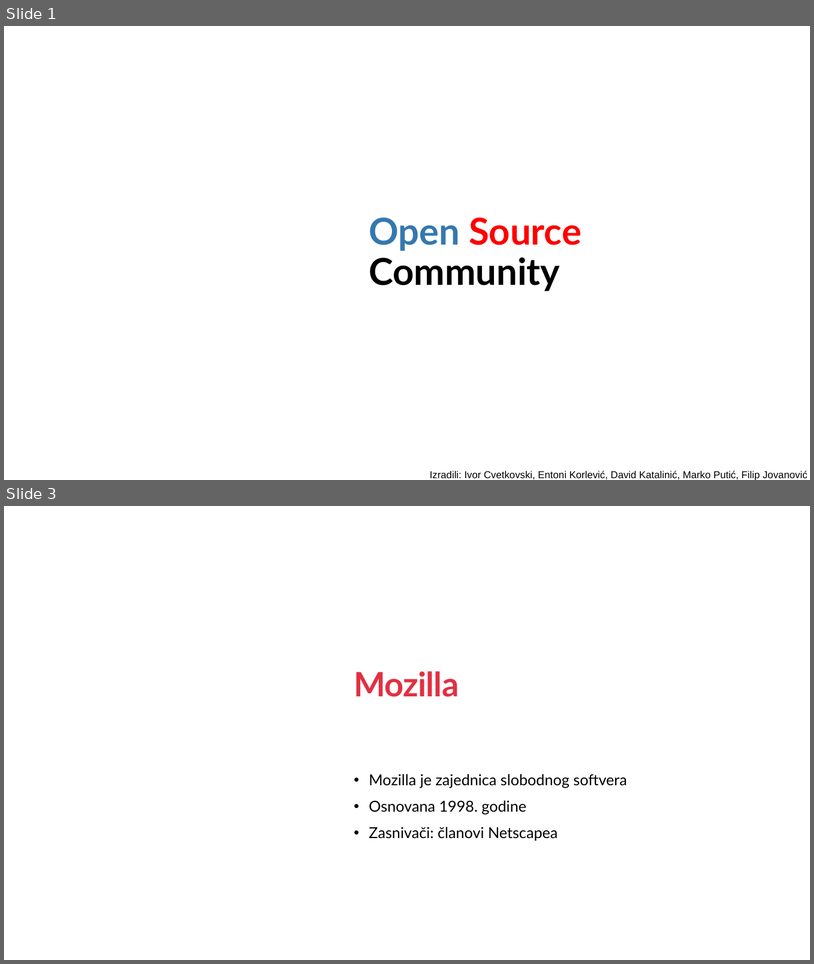
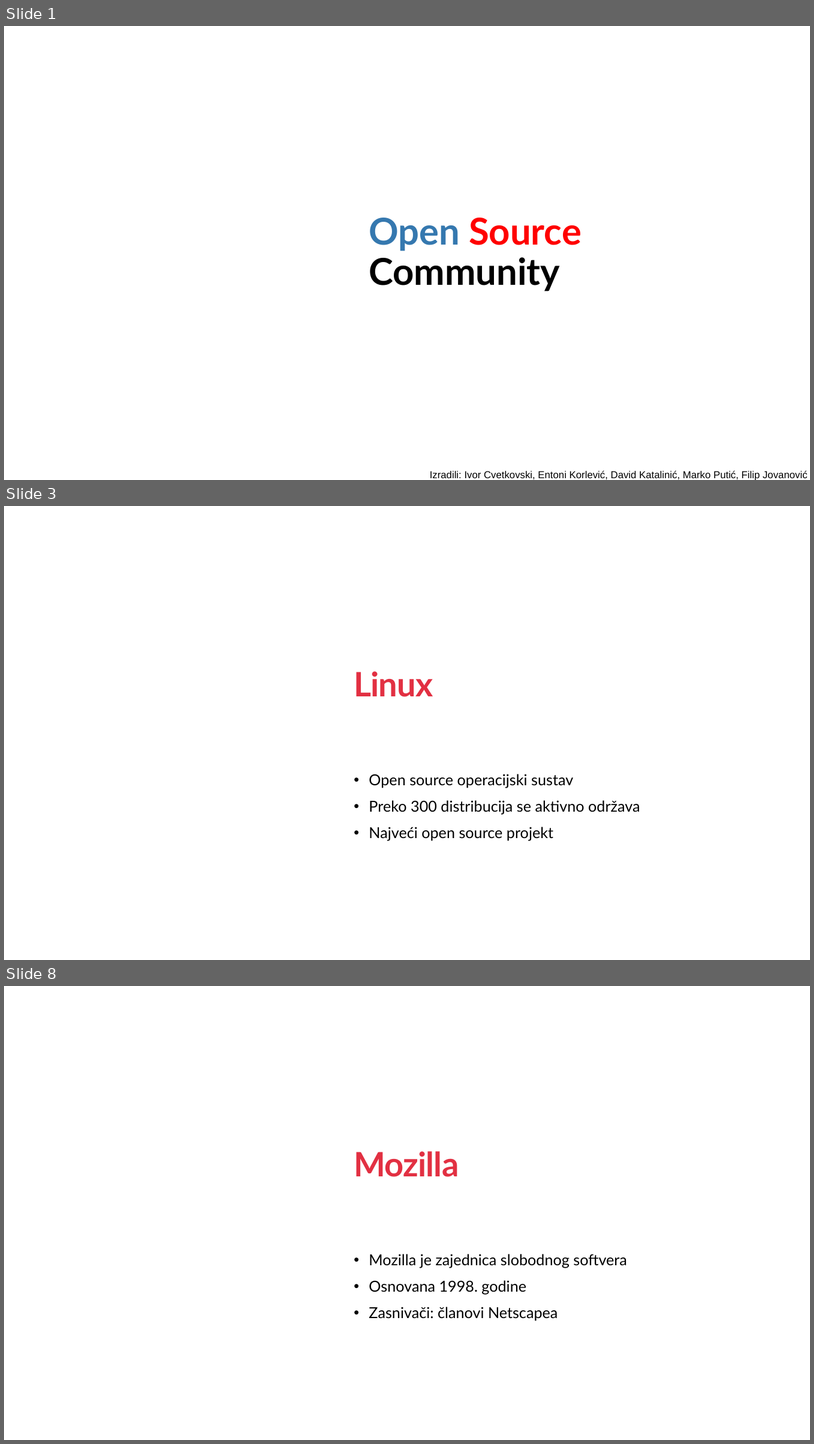
Before and after one commit to CvetkovskiIvor/ProgramskoInzenjerstvoSeminar, a slide deck: Open Source Prezentacija.pptx. Shown one above the other, each under a label of ours: slides 1 and 3 before the commit, slides 1, 3 and 8 after it; the slides between them are not shown. The pictures are 814x964 and 814x1444 pixels, drawn with LibreOffice and Linux fonts; fonts in the diff are those of the drawing; background and template pictures are left out. Boxes give left, top, right and bottom in pixels: in the first picture for what was removed or moved away, otherwise in the second. Text is boxed around its words. In the diff, an @@ line names an element or a change of style, - is before the commit and + after.

```diff
--- a/Open Source Prezentacija.pptx
+++ b/Open Source Prezentacija.pptx
@@ slide 3 added at box(4, 506, 810, 960), background #FFFFFF @@
@@ title added at box(354, 671, 434, 697), 40 pt, text #E23042, bold @@
+Linux
@@ text added at box(369, 774, 641, 841), 18 pt, text #000000 @@
+  • Open source operacijski sustav
+  • Preko 300 distribucija se aktivno održava
+  • Najveći open source projekt
@@ what was slide 3 is now slide 8 @@
```
Also in this commit, not shown: 2 slides changed, 4 other slides added.
